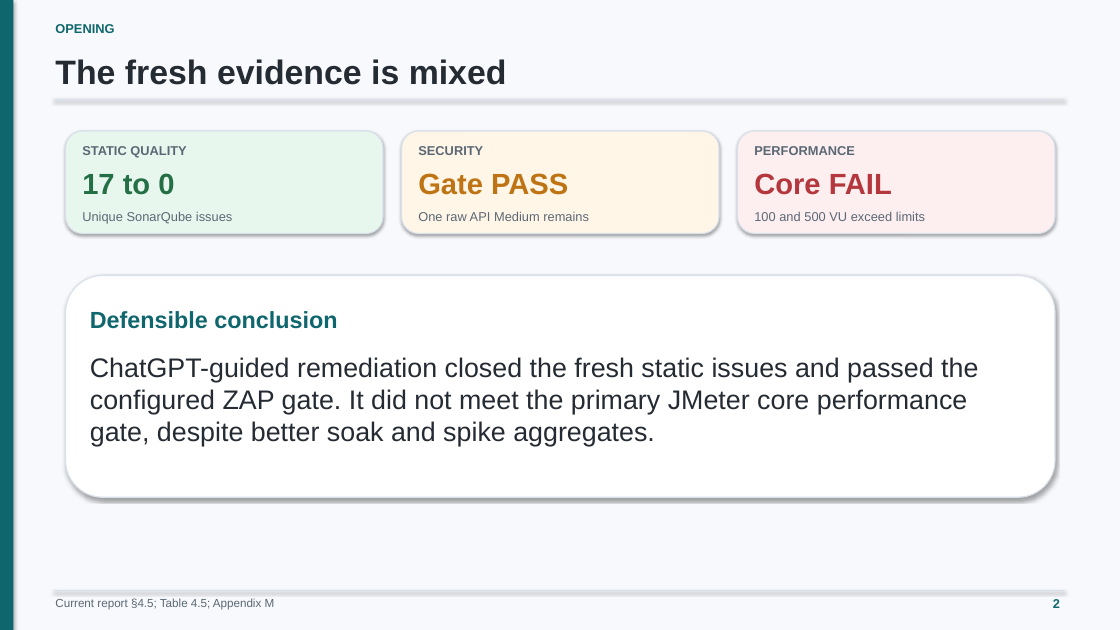
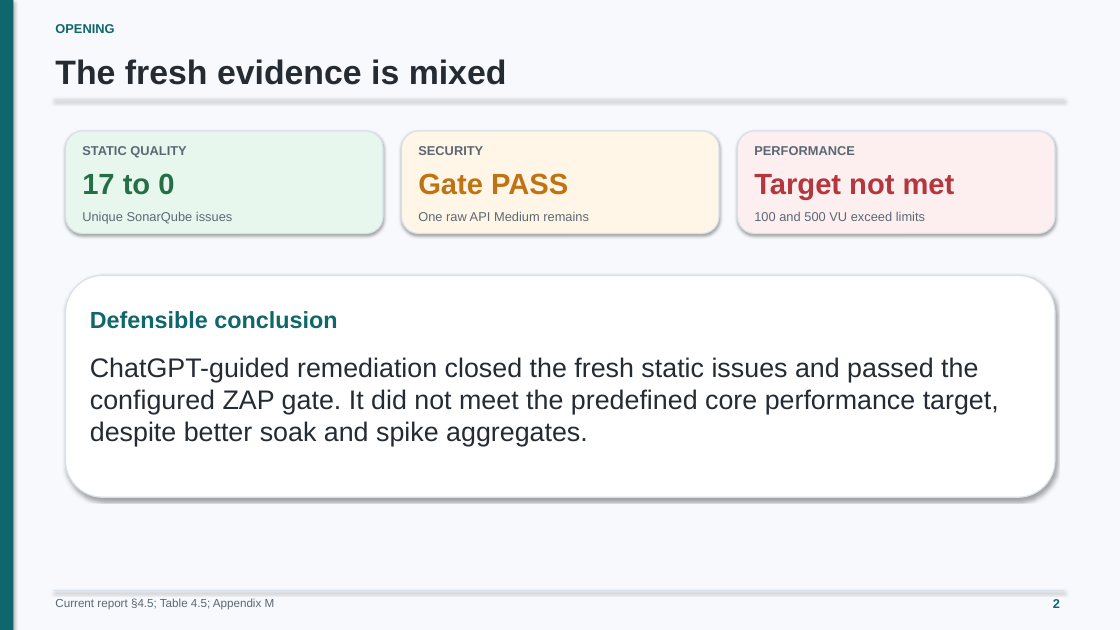
Before and after one commit to minatozaki98/financial-accounting, a slide deck: slide 2 of Document/outputs/final-defense/G6519692_Zaw_Ye_Htut_Ko_Final_Thesis_Defense.pptx. Drawn at 1120x630 pixels with LibreOffice and Linux fonts; fonts in the diff are those of the drawing. Boxes give left, top, right and bottom in pixels: in the first picture for what was removed or moved away, otherwise in the second. Text is boxed around its words. In the diff, an @@ line names an element or a change of style, - is before the commit and + after.

Commit message:
docs: phrase core performance as unmet target in defense

```diff
--- a/Document/outputs/final-defense/G6519692_Zaw_Ye_Htut_Ko_Final_Thesis_Defense.pptx
+++ b/Document/outputs/final-defense/G6519692_Zaw_Ye_Htut_Ko_Final_Thesis_Defense.pptx
@@ text at (754, 174, 955, 200): text changed @@
-Core FAIL
+Target not met
@@ text at (90, 357, 999, 447): text changed @@
-ChatGPT-guided remediation closed the fresh static issues and passed the configured ZAP gate. It did not meet the primary JMeter core performance gate, despite better soak and spike aggregates.
+ChatGPT-guided remediation closed the fresh static issues and passed the configured ZAP gate. It did not meet the predefined core performance target, despite better soak and spike aggregates.
```
Also in this commit, not shown: 5 other slides changed, 2 other files.
